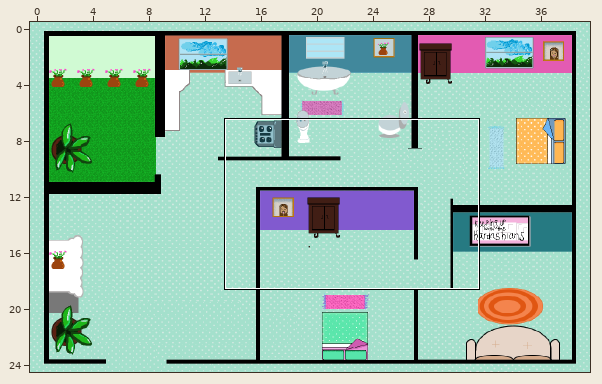
An edit to a level. Tiled map, android/assets/mapa4.tmx. The first picture is a wide view before the edit; the outline marks the close-up.
Close-up. Before the commit:
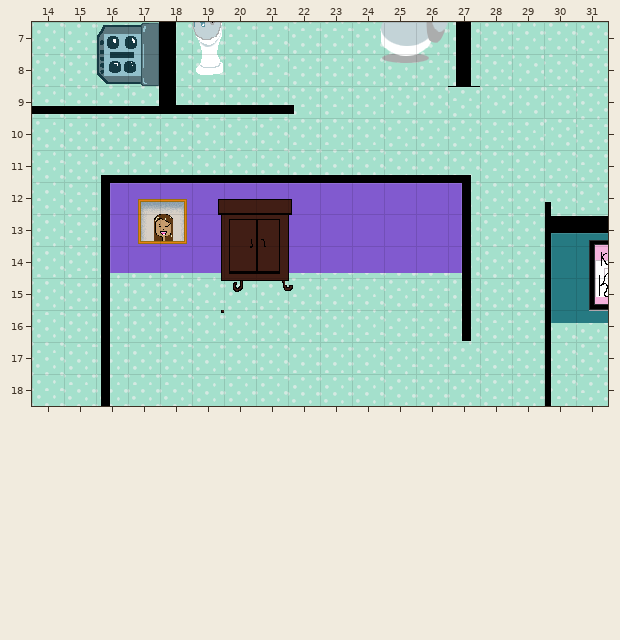
Cells are 32x32 px. Shown: x 14..31, y 7..18. The commit also changed other parts of the map, which this record leaves out.
After the commit:
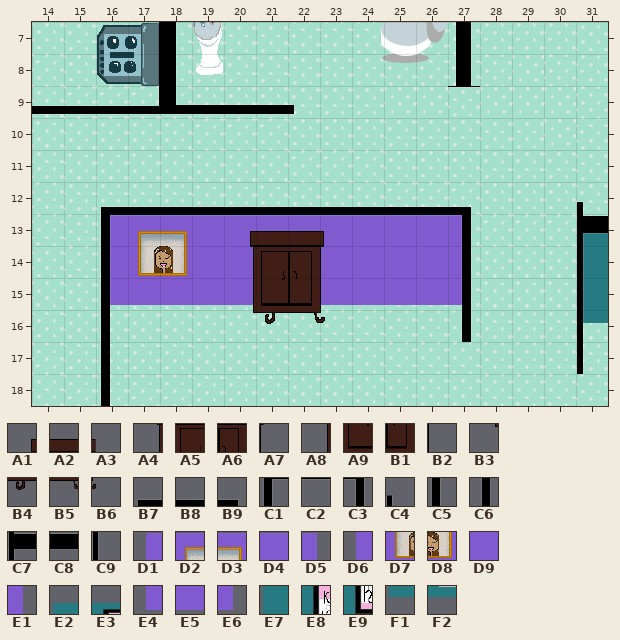
Key: from "Closet": A1 0, A2 1, A3 3, A4 4, A5 5, A6 6, A7 7, A8 8, A9 9, B1 10, B2 11, B3 12, B4 13, B5 14, B6 15; from "paredes": B7 456, B8 457, B9 467, C1 496, C2 497, C3 507, C4 510, C5 536, C6 547, C7 550, C8 551, C9 590; from "paredes_color": D1 496, D2 497, D3 498, D4 499, D5 507, D6 536, D7 537, D8 538, D9 539, E1 547, E2 550, E3 551, E4 576, E5 577, E6 587, E7 590, E8 591, E9 631, F1 670, F2 671.
__ is an empty cell, ## one hidden under a higher layer.
Diff:
{"where": "layer \"Paredes_top\""}
{"y":12,"x":16,"old":"D1 D2 D3 D4 D4 D4 D4 D4 D4 D4 D4 D5","new":"__ __ __ __ __ __ __ __ __ __ __ __"}
{"y":13,"x":16,"old":"D6 D7 D8 D9 ## ## D9 D9 D9 D9 D9 E1","new":"D1 D2 D3 D4 D4 D4 D4 D4 D4 D4 D4 D5"}
{"y":13,"x":30,"old":"E2 E3","new":"__ E2"}
{"y":14,"x":16,"old":"E4 E5 E5 E5 ##","new":"D6 ## ## ## D9"}
{"y":14,"x":22,"old":"E5 E5 E5 E5 E5 E6","new":"## D9 ## ## ## E1"}
{"y":14,"x":30,"old":"E7 E8","new":"__ E7"}
{"y":15,"x":16,"old":"__ __ __ __ __","new":"E4 E5 E5 E5 E5"}
{"y":15,"x":23,"old":"__ __ __ __ __","new":"E5 E5 E5 E5 E6"}
{"y":15,"x":30,"old":"E7 E9","new":"__ E7"}
{"y":16,"x":30,"old":"F1 F2","new":"__ F1"}
{"where": "layer \"Muebles\""}
{"y":12,"x":19,"old":"A1 A2 A2 A3","new":"__ __ __ __"}
{"y":13,"x":16,"old":"__ __ __ A4 A5 A6 A7 __ __ __ __ __","new":"D1 D2 D3 D4 A1 A2 A2 A3 D4 D4 D4 D5"}
{"y":13,"x":31,"old":"__","new":"E2"}
{"y":14,"x":16,"old":"__ __ __ A8 A9 B1 B2 __ __ __ __ __","new":"D6 D7 D8 D9 A4 A5 A6 A7 D9 D9 D9 E1"}
{"y":14,"x":31,"old":"__","new":"E7"}
{"y":15,"x":16,"old":"__ __ __ B3 B4 B5 B6 __ __ __ __ __","new":"E4 E5 E5 E5 A8 A9 B1 B2 E5 E5 E5 E6"}
{"y":15,"x":31,"old":"__","new":"E7"}
{"y":16,"x":21,"old":"__ __ __","new":"B4 B5 B6"}
{"y":16,"x":31,"old":"__","new":"F1"}
{"where": "layer \"Paredes\""}
{"y":11,"x":16,"old":"B7 B8 B8 B8 B8 B8 B8 B8 B8 B8 B8 B9","new":"__ __ __ __ __ __ __ __ __ __ __ __"}
{"y":12,"x":16,"old":"C1 C2 C2 C2 C2 C2 C2 C2 C2 C2 C2 C3","new":"B7 B8 B8 B8 B8 B8 B8 B8 B8 B8 B8 B9"}
{"y":12,"x":30,"old":"C4 __","new":"__ C4"}
{"y":13,"x":16,"old":"C5 __ __ __ __ __ __ __ __ __ __ C6","new":"C1 C2 C2 C2 C2 C2 C2 C2 C2 C2 C2 C3"}
{"y":13,"x":30,"old":"C7 C8","new":"__ C7"}
{"y":14,"x":30,"old":"C9 __","new":"__ C9"}
{"y":15,"x":30,"old":"C9 __","new":"__ C9"}
{"y":16,"x":30,"old":"C9 __","new":"__ C9"}
{"y":17,"x":30,"old":"C9 __","new":"__ C9"}
{"y":18,"x":30,"old":"C9","new":"__"}
